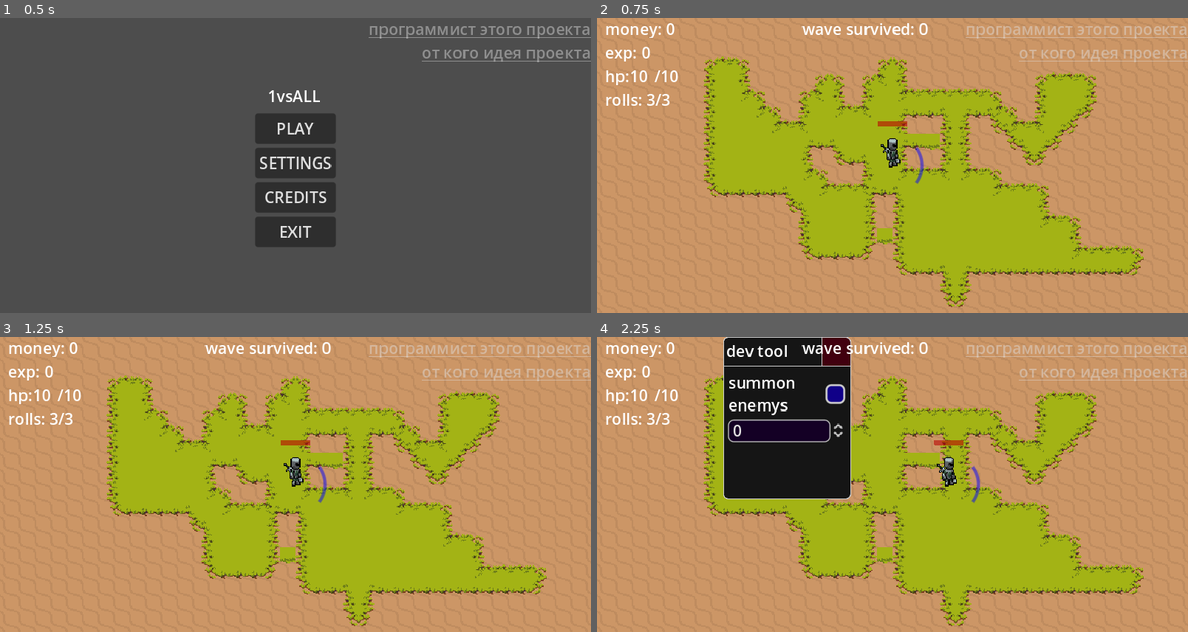
Above: before the commit, frames 1-4 (two rows, left to right).
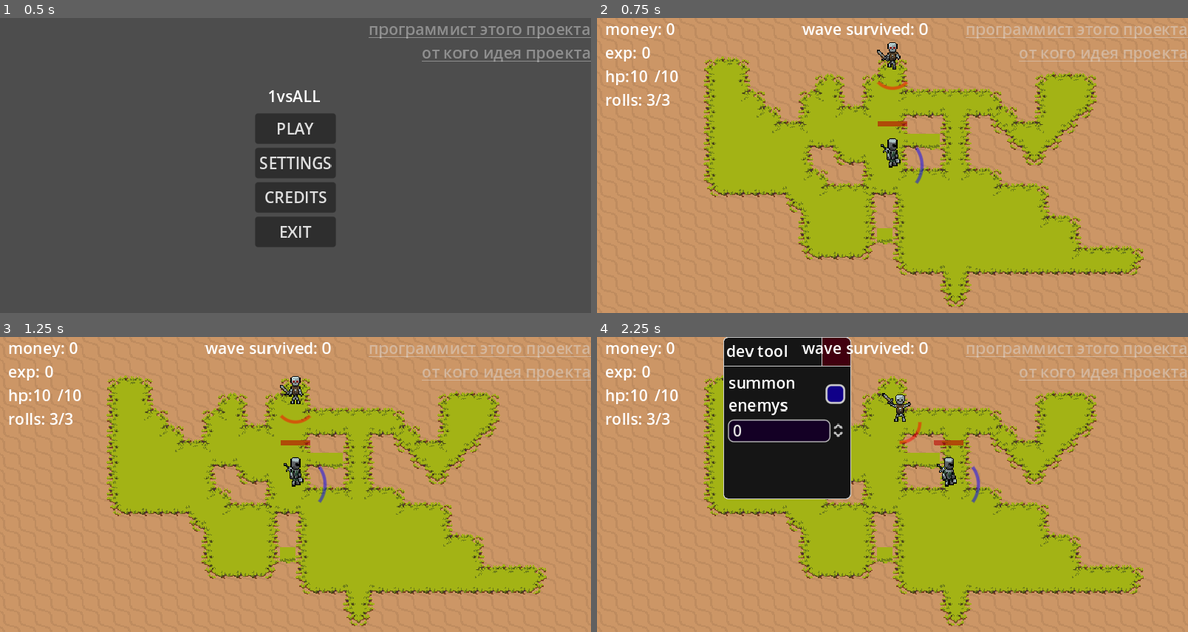
Above: after the commit, the same moments.

Repository: sava11/1vsALL
Game: Godot game, scene res://menu.tscn
Two runs of this game, one before a commit and one after it. Both use one fixed random seed, a clock stepped at 60 frames per second and the inputs below.
Inputs (mouse positions are in pixels of both pictures, inside the frame that each line leads up to):
- Up to frame 1 (0.5 s): no input
- Up to frame 2 (0.75 s): click "PLAY" at 0.5 s
- Up to frame 3 (1.25 s): no input
- Up to frame 4 (2.25 s): tap Enter (ui_accept) at 1.25, 1.52 s; move the mouse to (1022, 469) at 1.27 s; press the mouse at (1022, 469) at 1.28 s; hold D (right) 1.28-2 s; release the mouse at (1022, 469) at 2 s; click (833, 393) at 2 s

Frame 1 is identical in both runs. In frame 2, 0.2% of the frame differs, in the area x 47-53%, y 8-25%; in frame 3, 0.2%; in frame 4, 0.3%, in the area x 48-55%, y 19-37%.

Commit message:
stable_alpha

Diff:
--- a/main_game.tscn
+++ b/main_game.tscn
@@ -1,9 +1,10 @@
-[gd_scene load_steps=29 format=3 uid="uid://jwd0kp3nrwl1"]
+[gd_scene load_steps=30 format=3 uid="uid://jwd0kp3nrwl1"]
 
 [ext_resource type="PackedScene" uid="uid://shpfq3okltdw" path="res://mats/player/player.tscn" id="1_gsuyc"]
 [ext_resource type="Script" path="res://mats/world.gd" id="1_kbywa"]
 [ext_resource type="Texture2D" uid="uid://b5cnjupnwx1lj" path="res://mats/Tileset.png" id="2_kc65e"]
 [ext_resource type="Texture2D" uid="uid://c7tfvhbmccb17" path="res://mats/DirtTileset.png" id="3_dw0g6"]
+[ext_resource type="PackedScene" uid="uid://bd24ia8p2suh3" path="res://mats/enemys/e1/enemy1.tscn" id="5_ted0q"]
 [ext_resource type="Script" path="res://mats/UI/panel.gd" id="6_d4hlp"]
 [ext_resource type="PackedScene" uid="uid://dt0p2so44154f" path="res://mats/UI/DEV_tools/element.tscn" id="7_2o1ld"]
 
@@ -811,6 +812,7 @@
 script = ExtResource("1_kbywa")
 time_periond_from = 10.0
 enemys_count_to = 12
+dif = 0.0
 
 [node name="enemy_summon_timer" type="Timer" parent="."]
 wait_time = 3.0
@@ -852,6 +854,9 @@
 [node name="player" parent="world" instance=ExtResource("1_gsuyc")]
 
 [node name="rt" type="RemoteTransform2D" parent="world/player"]
+
+[node name="enemy" parent="world" instance=ExtResource("5_ted0q")]
+position = Vector2(0, -104)
 
 [node name="cl" type="CanvasLayer" parent="."]
 process_mode = 3
--- a/mats/enemys/e1/enemy1.tscn
+++ b/mats/enemys/e1/enemy1.tscn
@@ -890,8 +890,7 @@
 
 [sub_resource type="Animation" id="Animation_x43ur"]
 resource_name = "attack1_down"
-length = 0.4
-step = 0.05
+length = 0.8
 tracks/0/type = "value"
 tracks/0/imported = false
 tracks/0/enabled = true
@@ -911,7 +910,7 @@
 tracks/1/interp = 1
 tracks/1/loop_wrap = true
 tracks/1/keys = {
-"times": PackedFloat32Array(0, 0.2, 0.4),
+"times": PackedFloat32Array(0, 0.6, 0.8),
 "transitions": PackedFloat32Array(1, 1, 1),
 "update": 1,
 "values": [false, true, false]
@@ -923,7 +922,7 @@
 tracks/2/interp = 1
 tracks/2/loop_wrap = true
 tracks/2/keys = {
-"times": PackedFloat32Array(0, 0.2, 0.4),
+"times": PackedFloat32Array(0, 0.6, 0.8),
 "transitions": PackedFloat32Array(1, 1, 1),
 "update": 1,
 "values": [false, true, false]
@@ -935,7 +934,7 @@
 tracks/3/interp = 1
 tracks/3/loop_wrap = true
 tracks/3/keys = {
-"times": PackedFloat32Array(0, 0.05, 0.1, 0.15, 0.2, 0.25, 0.3, 0.35),
+"times": PackedFloat32Array(0, 0.1, 0.2, 0.3, 0.4, 0.5, 0.6, 0.7),
 "transitions": PackedFloat32Array(1, 1, 1, 1, 1, 1, 1, 1),
 "update": 1,
 "values": [0, 1, 2, 3, 4, 5, 6, 7]
@@ -953,10 +952,9 @@
 "values": [&"attack_down"]
 }
 
-[sub_resource type="Animation" id="Animation_fv1k3"]
+[sub_resource type="Animation" id="Animation_dpjdo"]
 resource_name = "attack1_left"
-length = 0.4
-step = 0.05
+length = 0.8
 tracks/0/type = "value"
 tracks/0/imported = false
 tracks/0/enabled = true
@@ -976,7 +974,7 @@
 tracks/1/interp = 1
 tracks/1/loop_wrap = true
 tracks/1/keys = {
-"times": PackedFloat32Array(0, 0.2, 0.4),
+"times": PackedFloat32Array(0, 0.6, 0.8),
 "transitions": PackedFloat32Array(1, 1, 1),
 "update": 1,
 "values": [false, true, false]
@@ -988,7 +986,7 @@
 tracks/2/interp = 1
 tracks/2/loop_wrap = true
 tracks/2/keys = {
-"times": PackedFloat32Array(0, 0.2, 0.4),
+"times": PackedFloat32Array(0, 0.6, 0.8),
 "transitions": PackedFloat32Array(1, 1, 1),
 "update": 1,
 "values": [false, true, false]
@@ -1000,7 +998,7 @@
 tracks/3/interp = 1
 tracks/3/loop_wrap = true
 tracks/3/keys = {
-"times": PackedFloat32Array(0, 0.05, 0.1, 0.15, 0.2, 0.25, 0.3, 0.35),
+"times": PackedFloat32Array(0, 0.1, 0.2, 0.3, 0.4, 0.5, 0.6, 0.7),
 "transitions": PackedFloat32Array(1, 1, 1, 1, 1, 1, 1, 1),
 "update": 1,
 "values": [0, 1, 2, 3, 4, 5, 6, 7]
@@ -1018,10 +1016,9 @@
 "values": [&"attack_left"]
 }
 
-[sub_resource type="Animation" id="Animation_ld2bv"]
+[sub_resource type="Animation" id="Animation_as5k4"]
 resource_name = "attack1_right"
-length = 0.4
-step = 0.05
+length = 0.8
 tracks/0/type = "value"
 tracks/0/imported = false
 tracks/0/enabled = true
@@ -1041,7 +1038,7 @@
 tracks/1/interp = 1
 tracks/1/loop_wrap = true
 tracks/1/keys = {
-"times": PackedFloat32Array(0, 0.2, 0.4),
+"times": PackedFloat32Array(0, 0.6, 0.8),
 "transitions": PackedFloat32Array(1, 1, 1),
 "update": 1,
 "values": [false, true, false]
@@ -1053,7 +1050,7 @@
 tracks/2/interp = 1
 tracks/2/loop_wrap = true
 tracks/2/keys = {
-"times": PackedFloat32Array(0, 0.2, 0.4),
+"times": PackedFloat32Array(0, 0.6, 0.8),
 "transitions": PackedFloat32Array(1, 1, 1),
 "update": 1,
 "values": [false, true, false]
@@ -1065,7 +1062,7 @@
 tracks/3/interp = 1
 tracks/3/loop_wrap = true
 tracks/3/keys = {
-"times": PackedFloat32Array(0, 0.05, 0.1, 0.15, 0.2, 0.25, 0.3, 0.35),
+"times": PackedFloat32Array(0, 0.1, 0.2, 0.3, 0.4, 0.5, 0.6, 0.7),
 "transitions": PackedFloat32Array(1, 1, 1, 1, 1, 1, 1, 1),
 "update": 1,
 "values": [0, 1, 2, 3, 4, 5, 6, 7]
@@ -1083,10 +1080,9 @@
 "values": [&"attack_right"]
 }
 
-[sub_resource type="Animation" id="Animation_8p3io"]
+[sub_resource type="Animation" id="Animation_etc2h"]
 resource_name = "attack1_up"
-length = 0.4
-step = 0.05
+length = 0.8
 tracks/0/type = "value"
 tracks/0/imported = false
 tracks/0/enabled = true
@@ -1106,7 +1102,7 @@
 tracks/1/interp = 1
 tracks/1/loop_wrap = true
 tracks/1/keys = {
-"times": PackedFloat32Array(0, 0.2, 0.4),
+"times": PackedFloat32Array(0, 0.6, 0.8),
 "transitions": PackedFloat32Array(1, 1, 1),
 "update": 1,
 "values": [false, true, false]
@@ -1118,7 +1114,7 @@
 tracks/2/interp = 1
 tracks/2/loop_wrap = true
 tracks/2/keys = {
-"times": PackedFloat32Array(0, 0.2, 0.4),
+"times": PackedFloat32Array(0, 0.6, 0.8),
 "transitions": PackedFloat32Array(1, 1, 1),
 "update": 1,
 "values": [false, true, false]
@@ -1130,7 +1126,7 @@
 tracks/3/interp = 1
 tracks/3/loop_wrap = true
 tracks/3/keys = {
-"times": PackedFloat32Array(0, 0.05, 0.1, 0.15, 0.2, 0.25, 0.3, 0.35),
+"times": PackedFloat32Array(0, 0.1, 0.2, 0.3, 0.4, 0.5, 0.6, 0.7),
 "transitions": PackedFloat32Array(1, 1, 1, 1, 1, 1, 1, 1),
 "update": 1,
 "values": [0, 1, 2, 3, 4, 5, 6, 7]
@@ -2437,9 +2433,9 @@
 resource_local_to_scene = true
 _data = {
 "attack1_down": SubResource("Animation_x43ur"),
-"attack1_left": SubResource("Animation_fv1k3"),
-"attack1_right": SubResource("Animation_ld2bv"),
-"attack1_up": SubResource("Animation_8p3io"),
+"attack1_left": SubResource("Animation_dpjdo"),
+"attack1_right": SubResource("Animation_as5k4"),
+"attack1_up": SubResource("Animation_etc2h"),
 "death_down": SubResource("Animation_lgocw"),
 "death_left": SubResource("Animation_l65ka"),
 "death_right": SubResource("Animation_ndji8"),
@@ -2626,7 +2622,7 @@
 
 [node name="sp" type="AnimatedSprite2D" parent="."]
 sprite_frames = SubResource("SpriteFrames_a66wy")
-animation = &"attack_left"
+animation = &"attack_right"
 offset = Vector2(0, -15)
 
 [node name="ap" type="AnimationPlayer" parent="."]
--- a/mats/world.gd
+++ b/mats/world.gd
@@ -84,7 +84,7 @@
 func _on_enemy_summon_timer_timeout():
 	wave_count+=1
 	summon()
-	dif+=0.01
+	dif+=0.1
 	var time=randf_range(time_periond_from,time_periond_to)
 	est.start(time+time*dif)
 
--- a/project.godot
+++ b/project.godot
@@ -15,7 +15,7 @@
 config/features=PackedStringArray("4.1", "GL Compatibility")
 boot_splash/image="res://mats/Снимок экрана (3).png"
 config/icon="res://icon.svg"
-boot_splash/minimum_display_time=1000
+boot_splash/minimum_display_time=5000
 
 [autoload]
 
Not shown, changed: export_presets.cfg
Not shown, changed: 1vsALL x32.exe
Not shown, changed: 1vsALL x32.x86_32
Not shown, changed: 1vsALL x64.exe
Not shown, changed: 1vsALL x64.x86_64
